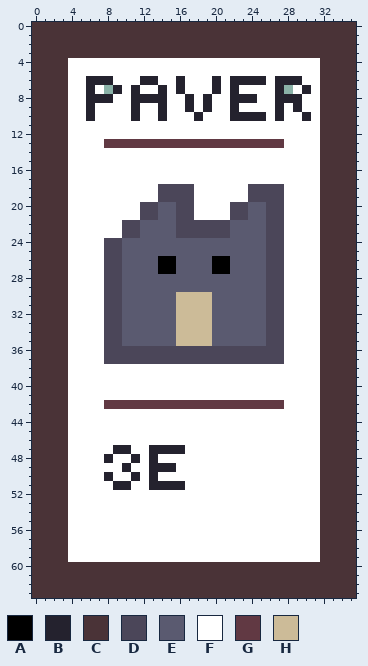
Pixel-art sprite -- core/assets/PaverCard.png. This is how it looked before the edit.
The file is 36x64 pixels.
Palette (. is transparent): A #000000  B #24222e  C #4a3337  D #4b4659  E #5a5a70  F #ffffff  G #613943  H #ccbb98
Once edited:
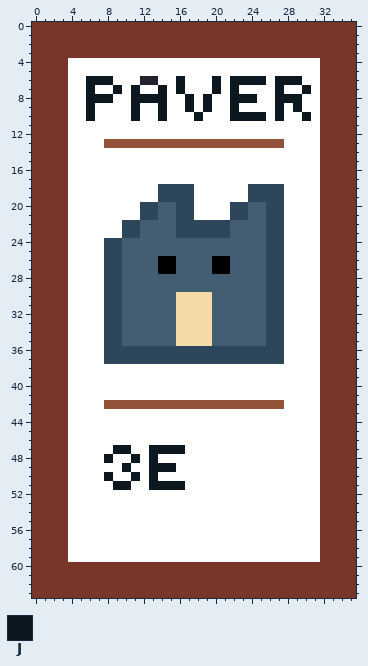
Colours new in this view: J #0d171f
From the commit log: Made card colour-scheme more vibrant
Diff:
colour C: #4a3337 -> #78362a
colour D: #4b4659 -> #2e4659
colour E: #5a5a70 -> #435d73
colour G: #613943 -> #915237
colour H: #ccbb98 -> #f5d9a6
Changed rows in their new state; - is a pixel that keeps its letter.
first column x 6:
 6 JJJ-------J---J-JJJJ-JJJ-
 7 J-FJ-J--J-J---J-J----JF-J
 8 JJJ--JJJJ--J-J--JJJ--JJJ-
 9 J----J--J--J-J--J----J-J-
10 J----J--J---J---JJJJ-J--J
first column x 8:
47 -JJ--JJJJ
48 J--J-J---
49 --J--JJJ-
50 J--J-J---
51 -JJ--JJJJ
Changed places in both pictures, as pixel boxes (x1, y1, x2, y2):
changed: (32, 22, 356, 598)
